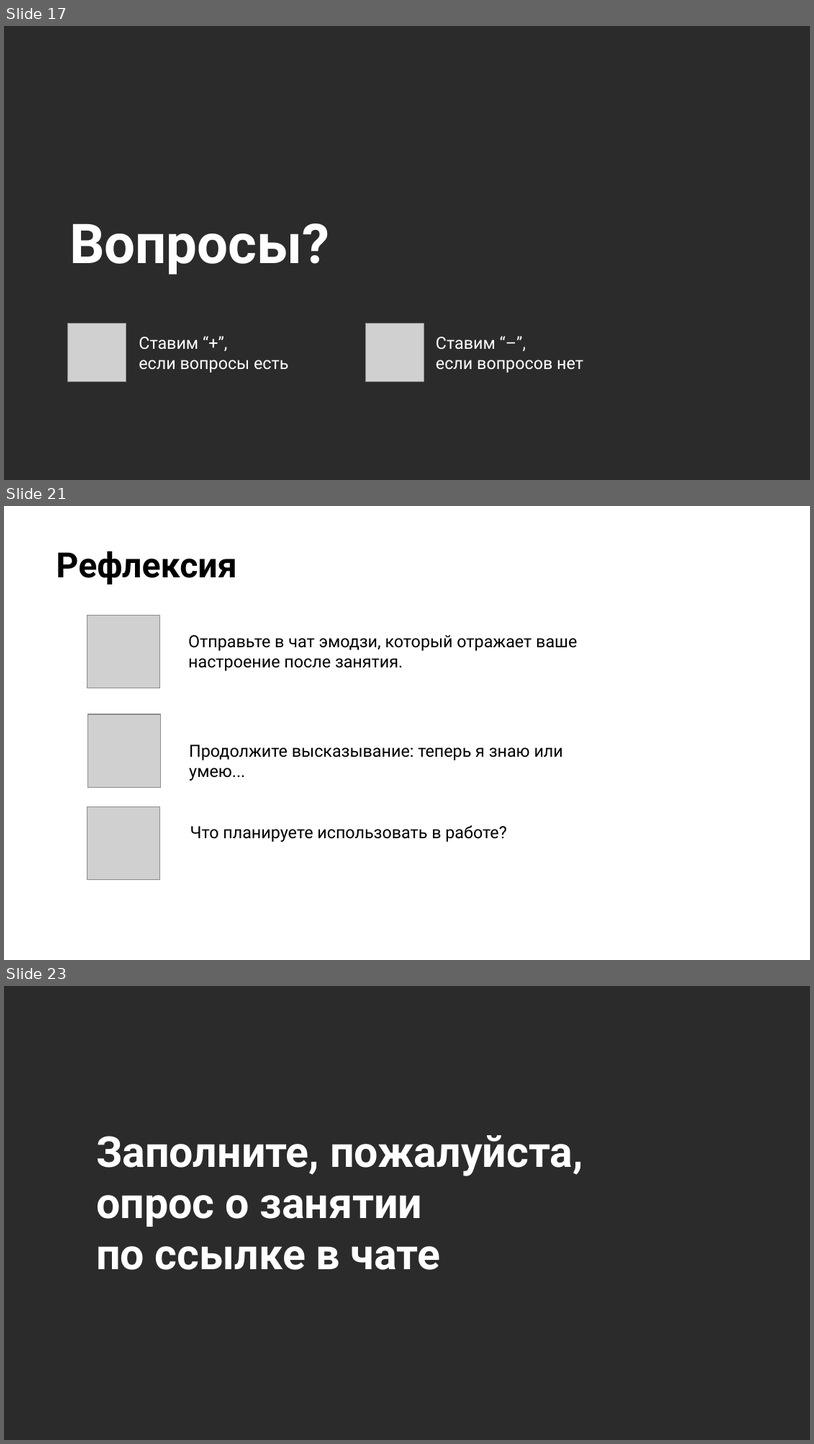
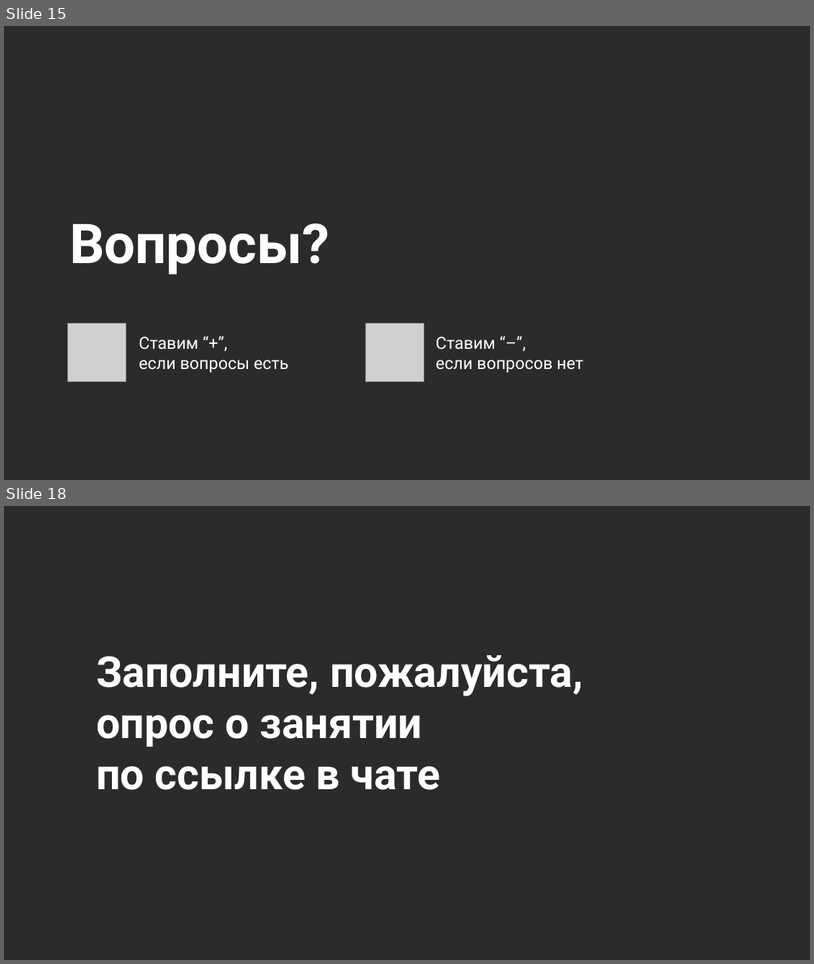
Before and after one commit to stureiko/Otus_lectures, a slide deck: FinML/32 - Real_data/Presentation/Работа с реальными данными и создание ML - моделей для проекта.pptx. Shown one above the other, each under a label of ours: slides 17, 21 and 23 before the commit, slides 15 and 18 after it; the slides between them are not shown. The pictures are 814x1444 and 814x964 pixels, drawn with LibreOffice and Linux fonts; fonts in the diff are those of the drawing; grey boxes stand for pictures; background and template pictures are left out; a plain dark background stands for a picture behind light text. Boxes give left, top, right and bottom in pixels: in the first picture for what was removed or moved away, otherwise in the second. Text is boxed around its words. In the diff, an @@ line names an element or a change of style, - is before the commit and + after.

```diff
--- a/FinML/32 - Real_data/Presentation/Работа с реальными данными и создание ML - моделей для проекта.pptx
+++ b/FinML/32 - Real_data/Presentation/Работа с реальными данными и создание ML - моделей для проекта.pptx
@@ slide 21 removed at (x1=4, y1=506, x2=810, y2=960), background picture (left out) @@
@@ title removed at (x1=56, y1=551, x2=237, y2=584) @@
-Рефлексия
@@ picture removed at (x1=87, y1=615, x2=160, y2=688) @@
@@ text removed at (x1=188, y1=635, x2=577, y2=671) @@
-Отправьте в чат эмодзи, который отражает ваше настроение после занятия.
@@ picture removed at (x1=88, y1=714, x2=161, y2=788) @@
@@ text removed at (x1=189, y1=744, x2=563, y2=780) @@
-Продолжите высказывание: теперь я знаю или умею...
@@ picture removed at (x1=87, y1=807, x2=160, y2=880) @@
@@ text removed at (x1=190, y1=825, x2=507, y2=842) @@
-Что планируете использовать в работе?
@@ what was slide 17 is now slide 15 @@
@@ what was slide 23 is now slide 18 @@
```
Also in this commit, not shown: 7 slides changed, 2 slides added, 6 other slides removed, 5 other files.
